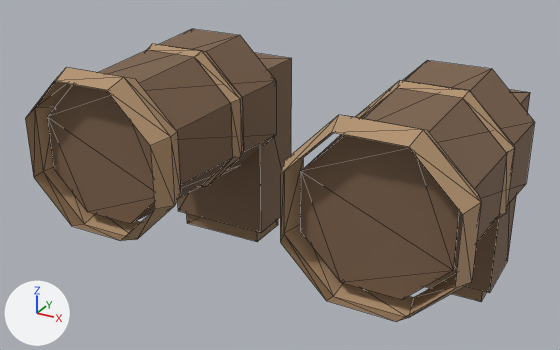
Renders of the glTF model client/public/models/armour/boots_tall.glb from each side of a commit.
One viewpoint serves both versions: a camera (50 mm lens) standing at (0.59, -1.363, 0.487) and looking at (-0.021, -0.253, -0.068). Every picture has the same lights, and +X, +Y and +Z are marked at lower left. The older version comes first. Mesh edges are drawn as thin lines. Vertices at exactly the same position are counted once.

Names of what the first picture shows: 'FootL', 'FootR', 'LowerLegL', 'LowerLegR'.
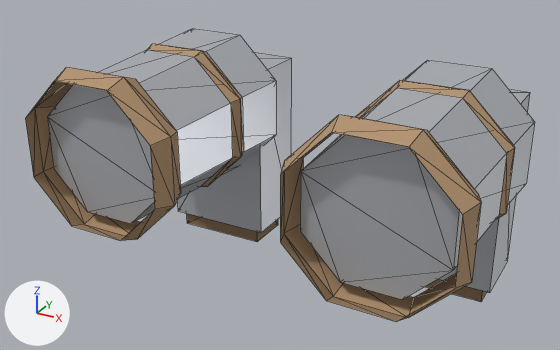
Where the change shows, as pixel boxes (x1, y1, x2, y2) in the pictures (560 x 350 px):
part 1 of me_footl_001, recoloured: (439, 90, 530, 292) in both
part 2 of me_footr_001, recoloured (brown to light grey): (178, 53, 292, 233) in both
part 3 of me_lowerlegl_001, recoloured (brown to light grey): (300, 60, 535, 300) in both
part 4 of me_lowerlegr_001, recoloured (brown to light grey): (47, 29, 276, 224) in both

The change in detail:
Material 'Steel' (mat_steel) is new.
Its base color is (0.6, 0.62, 0.66) (light grey #cbced4).
Its metallic is 0.6.
Its roughness is 0.4.
me_footl_001 has 16 vertices, 24 faces and spans x 0.133..0.343, y -0.13..0.0, z -0.3..0.07.
me_footl_001 is used by ob_footl; location (0.0, 0.0, 0.0).
me_footl_001 part 1: all 12 faces that had it switch from mat_darkbrown (brown #7c614b) to mat_steel (light grey #cbced4).
me_footr_001 has 16 vertices, 24 faces and spans x -0.343..-0.133, y -0.13..0.0, z -0.3..0.07.
me_footr_001 is used by ob_footr; location (0.0, 0.0, 0.0).
me_footr_001 part 2: all 12 faces that had it switch from mat_darkbrown (brown #7c614b) to mat_steel (light grey #cbced4).
me_lowerlegl_001 has 64 vertices, 92 faces and spans x 0.1..0.384, y -0.495..-0.11, z -0.142..0.142.
me_lowerlegl_001 is used by ob_lowerlegl; location (0.0, 0.0, 0.0).
me_lowerlegl_001 part 3: all 28 faces that had it switch from mat_darkbrown (brown #7c614b) to mat_steel (light grey #cbced4).
me_lowerlegr_001 has 64 vertices, 92 faces and spans x -0.384..-0.1, y -0.495..-0.11, z -0.142..0.142.
me_lowerlegr_001 is used by ob_lowerlegr; location (0.0, 0.0, 0.0).
me_lowerlegr_001 part 4: all 28 faces that had it switch from mat_darkbrown (brown #7c614b) to mat_steel (light grey #cbced4).
